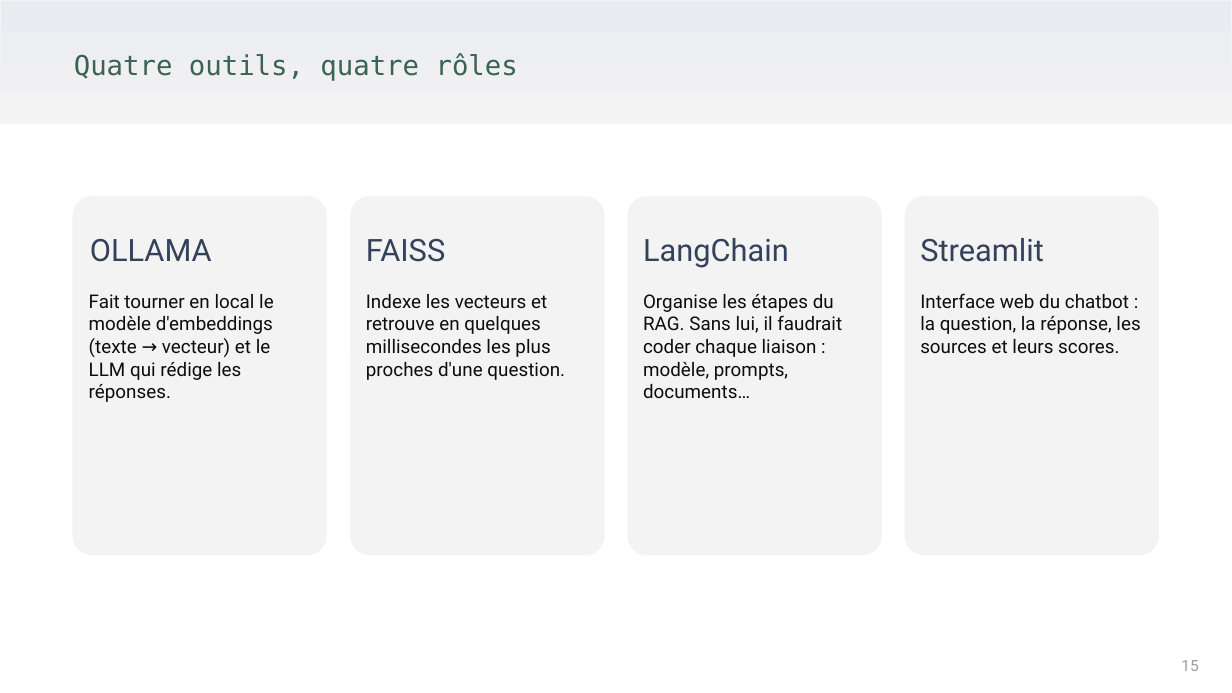
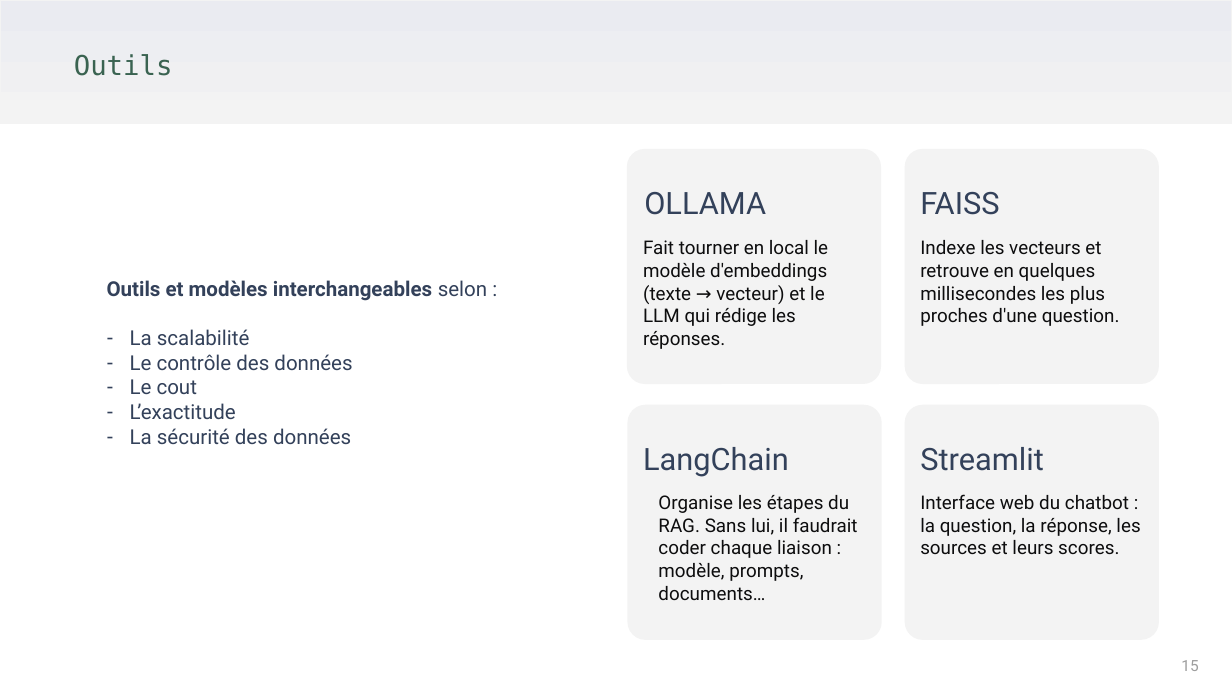
Before and after one commit to Solisdata/ocr_projet11_RAG, a slide deck: slide 15 of docs/ocr_projet11_RAG_v6.pptx. Drawn at 1232x693 pixels with LibreOffice and Linux fonts; fonts in the diff are those of the drawing. Boxes give left, top, right and bottom in pixels: in the first picture for what was removed or moved away, otherwise in the second. Text is boxed around its words. In the diff, an @@ line names an element or a change of style, - is before the commit and + after.

```diff
--- a/docs/ocr_projet11_RAG_v6.pptx
+++ b/docs/ocr_projet11_RAG_v6.pptx
@@ title at (x1=74, y1=54, x2=173, y2=76): text changed @@
-Quatre outils, quatre rôles
+Outils
@@ rounded rectangle resized from (x1=73, y1=197, x2=325, y2=554) to (x1=627, y1=150, x2=880, y2=383) @@
@@ text "OLLAMA" moved from (x1=90, y1=239, x2=212, y2=262) to (x1=644, y1=192, x2=766, y2=215) @@
@@ rounded rectangle resized from (x1=351, y1=197, x2=604, y2=554) to (x1=906, y1=150, x2=1158, y2=383) @@
@@ text "FAISS" moved from (x1=366, y1=239, x2=445, y2=262) to (x1=920, y1=192, x2=999, y2=215) @@
@@ text "Fait tourner en local le ..." moved from (x1=89, y1=294, x2=274, y2=402) to (x1=643, y1=240, x2=829, y2=349) @@
@@ text "Indexe les vecteurs et retrouve ..." moved from (x1=366, y1=294, x2=565, y2=380) to (x1=920, y1=240, x2=1120, y2=326) @@
@@ rounded rectangle added at (x1=79, y1=259, x2=517, y2=471), fill #FFFFFF, outline #FFFFFF 1 pt @@
@@ text added at (x1=107, y1=280, x2=487, y2=444), 12 pt, text #33415A @@
+Outils et modèles interchangeables selon :
+– La scalabilité
+– Le contrôle des données
+– Le cout
+– L’exactitude
+– La sécurité des données
@@ rounded rectangle resized from (x1=628, y1=197, x2=881, y2=554) to (x1=628, y1=405, x2=881, y2=638) @@
@@ rounded rectangle resized from (x1=906, y1=197, x2=1158, y2=554) to (x1=906, y1=405, x2=1158, y2=638) @@
@@ text "LangChain" moved from (x1=643, y1=238, x2=789, y2=268) to (x1=643, y1=447, x2=789, y2=477) @@
@@ text "Streamlit" moved from (x1=920, y1=238, x2=1044, y2=262) to (x1=920, y1=447, x2=1044, y2=471) @@
@@ text "Organise les étapes du RAG. ..." moved from (x1=643, y1=294, x2=842, y2=398) to (x1=658, y1=495, x2=858, y2=600) @@
@@ text "Interface web du chatbot : ..." moved from (x1=920, y1=293, x2=1140, y2=353) to (x1=920, y1=494, x2=1140, y2=554) @@
```
Also in this commit, not shown: 7 other slides changed, 3 other files.
